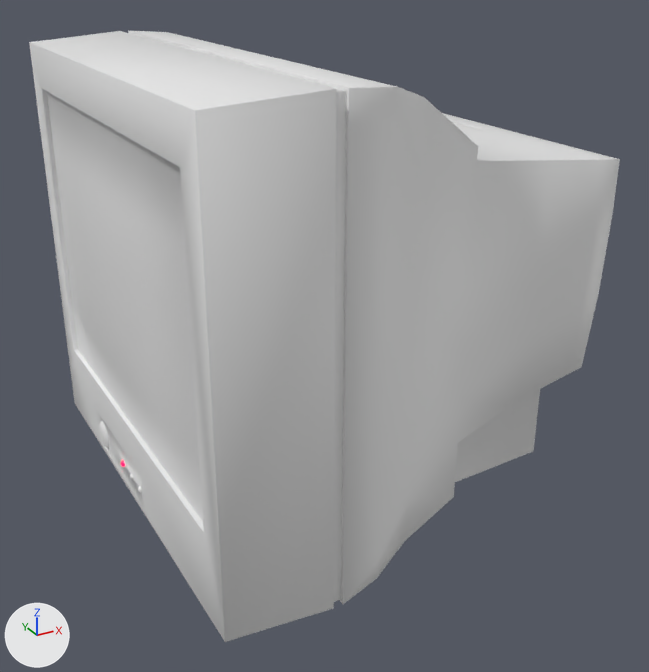
One commit to the Blender file TummyCon/Assets/Models/Screen.blend: the scene before it, then after it.
The view is the same before and after, from a camera (50 mm lens) standing at (-0.429, -0.814, 0.603) and looking at (0.009, -0.017, 0.204). The axes (+X, +Y, +Z) are drawn at lower left. The lights are the same throughout. The first picture is the older version.

Script lines for the objects in view, before the commit:
```python
mat_screen = principled_material('screen')
mat_screen.base_color = (0.8, 0.8, 0.8)  # white #e7e7e7
me_cylinder = bpy.data.meshes.new('Cylinder')
me_cylinder.from_pydata(...)  # 791 vertices, 828 faces; spans x -0.223..0.271, y -0.253..0.253, z 0.0..0.509
# faces by material slot: [691, 25, 112]
me_cylinder.materials.append(mat_plastic)  # white #e7e7e7
me_cylinder.materials.append(mat_screen)  # white #e7e7e7
me_cylinder.materials.append(mat_red_diode)  # red #e70633, glowing red #ff0021
ob_crt_screen = bpy.data.objects.new('CRT screen', me_cylinder)
ob_crt_screen.location = (0.0, 0.0, 0.0)
_m = ob_crt_screen.modifiers.new('Bevel', 'BEVEL')
_m.width = 0.82
_m.width_pct = 0.82
```
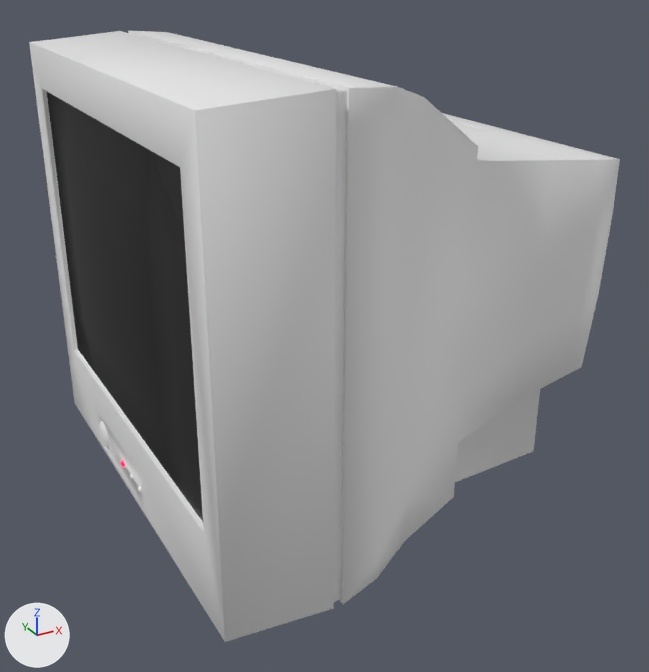
The change, as JSON lines over the scene's bpy script:
```json
{"op": "set", "path": "mat_screen.base_color", "old": "(0.8, 0.8, 0.8)", "new": "(0.0, 0.0, 0.0)", "note": "white #e7e7e7 -> black #000000"}
```

Location of each change, [x1, y1, x2, y2] in pixels of the pictures (649 x 672 px):
```json
{"object": "CRT screen", "change": "recoloured", "before": [41, 89, 206, 532], "after": [41, 89, 206, 532], "on screen": "white to black"}
```
